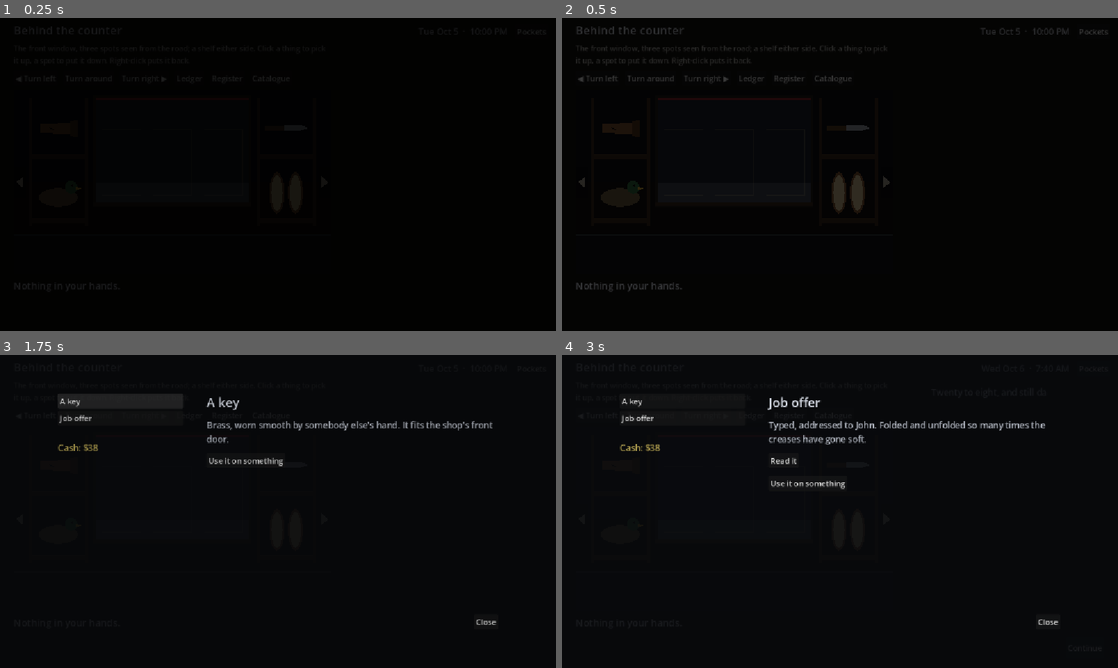
Above: before the commit, frames 1-4 (two rows, left to right).
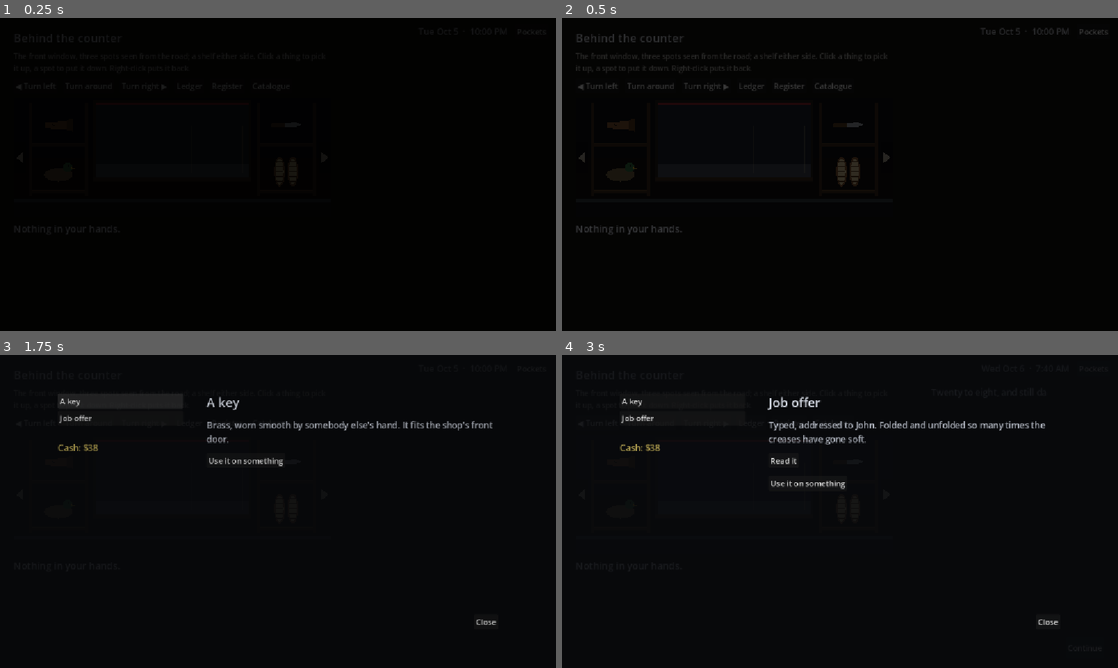
Above: after the commit, the same moments.

Repository: MicolDellaColletta/breakup
Game: Godot game, scene res://scenes/counter.tscn
Two runs of this game, one before a commit and one after it. Both use one fixed random seed, a clock stepped at 60 frames per second and the inputs below. This scene is started directly instead of the project's main scene. Sound files missing from this copy of the repository are replaced by a short silence.
Inputs:
- Up to frame 1 (0.25 s): no input
- Up to frame 2 (0.5 s): no input
- Up to frame 3 (1.75 s): click "Pockets" at 0.5 s; click "A key" at 1.25 s
- Up to frame 4 (3 s): click "Job offer" at 2 s; click "Continue" at 2.75 s

The runs differ from the first frame. In frame 1, less than 0.1% of the frame differs, in the area x 2-52%, y 18-88%; in frame 2, 2.8%, in the area x 2-59%, y 2-88%; in frame 3, less than 0.1%; in frame 4, less than 0.1%.

Commit message:
Item details: buttons under the name, text scrolls; slimmer counter strip
Co-Authored-By: Claude Opus 5.5 <noreply@anthropic.com>
Claude-Session: https://claude.ai/code/session_01FfTQbNb7gouRm2E4pjXUsr

Diff:
--- a/scenes/counter.tscn
+++ b/scenes/counter.tscn
@@ -103,36 +103,80 @@
 
 [node name="ShelfView" type="Control" parent="SceneArea/SceneMargins/SceneLayout/ShelfPanel" unique_id=1012404957]
 unique_name_in_owner = true
-custom_minimum_size = Vector2(0, 380)
-layout_mode = 2
-size_flags_vertical = 3
+custom_minimum_size = Vector2(0, 220)
+layout_mode = 2
+size_flags_vertical = 3
+size_flags_stretch_ratio = 1.2
 script = ExtResource("24_shelves")
 
 [node name="ItemDetails" type="VBoxContainer" parent="SceneArea/SceneMargins/SceneLayout/ShelfPanel" unique_id=1112505967]
+layout_mode = 2
+size_flags_horizontal = 3
+size_flags_vertical = 3
+theme_override_constants/separation = 6
+
+[node name="ItemName" type="Label" parent="SceneArea/SceneMargins/SceneLayout/ShelfPanel/ItemDetails" unique_id=1212606977]
+unique_name_in_owner = true
+layout_mode = 2
+theme_override_colors/font_color = Color(0.85, 0.87, 0.91, 1)
+theme_override_font_sizes/font_size = 20
+
+[node name="ItemButtons" type="HBoxContainer" parent="SceneArea/SceneMargins/SceneLayout/ShelfPanel/ItemDetails" unique_id=1532939937]
+layout_mode = 2
+theme_override_constants/separation = 12
+
+[node name="LoupeButton" type="Button" parent="SceneArea/SceneMargins/SceneLayout/ShelfPanel/ItemDetails/ItemButtons" unique_id=1552959957]
+unique_name_in_owner = true
+visible = false
+layout_mode = 2
+text = "Loupe"
+
+[node name="HandleButton" type="Button" parent="SceneArea/SceneMargins/SceneLayout/ShelfPanel/ItemDetails/ItemButtons" unique_id=1562969967]
+unique_name_in_owner = true
+visible = false
+layout_mode = 2
+text = "Handle it"
+
+[node name="ExamineButton" type="Button" parent="SceneArea/SceneMargins/SceneLayout/ShelfPanel/ItemDetails/ItemButtons" unique_id=1542949947]
+unique_name_in_owner = true
+layout_mode = 2
+text = "Examine"
+
+[node name="OfferButton" type="Button" parent="SceneArea/SceneMargins/SceneLayout/ShelfPanel/ItemDetails/ItemButtons" unique_id=1512909907]
+unique_name_in_owner = true
+layout_mode = 2
+text = "Hand it over"
+
+[node name="NextButton" type="Button" parent="SceneArea/SceneMargins/SceneLayout/ShelfPanel/ItemDetails/ItemButtons" unique_id=1522919927]
+unique_name_in_owner = true
+visible = false
+layout_mode = 2
+text = "Next customer"
+
+[node name="DetailsScroll" type="ScrollContainer" parent="SceneArea/SceneMargins/SceneLayout/ShelfPanel/ItemDetails" unique_id=1112505968]
+layout_mode = 2
+size_flags_vertical = 3
+horizontal_scroll_mode = 0
+
+[node name="DetailsText" type="VBoxContainer" parent="SceneArea/SceneMargins/SceneLayout/ShelfPanel/ItemDetails/DetailsScroll" unique_id=1112505969]
 layout_mode = 2
 size_flags_horizontal = 3
 theme_override_constants/separation = 6
 
-[node name="ItemName" type="Label" parent="SceneArea/SceneMargins/SceneLayout/ShelfPanel/ItemDetails" unique_id=1212606977]
-unique_name_in_owner = true
-layout_mode = 2
-theme_override_colors/font_color = Color(0.85, 0.87, 0.91, 1)
-theme_override_font_sizes/font_size = 20
-
-[node name="ItemDescription" type="Label" parent="SceneArea/SceneMargins/SceneLayout/ShelfPanel/ItemDetails" unique_id=1312707987]
+[node name="ItemDescription" type="Label" parent="SceneArea/SceneMargins/SceneLayout/ShelfPanel/ItemDetails/DetailsScroll/DetailsText" unique_id=1312707987]
 unique_name_in_owner = true
 layout_mode = 2
 theme_override_colors/font_color = Color(0.72, 0.72, 0.7, 1)
 theme_override_font_sizes/font_size = 17
 autowrap_mode = 2
 
-[node name="ItemTag" type="Label" parent="SceneArea/SceneMargins/SceneLayout/ShelfPanel/ItemDetails" unique_id=1412808997]
+[node name="ItemTag" type="Label" parent="SceneArea/SceneMargins/SceneLayout/ShelfPanel/ItemDetails/DetailsScroll/DetailsText" unique_id=1412808997]
 unique_name_in_owner = true
 layout_mode = 2
 theme_override_colors/font_color = Color(0.79, 0.71, 0.35, 0.9)
 theme_override_font_sizes/font_size = 16
 
-[node name="PropsText" type="RichTextLabel" parent="SceneArea/SceneMargins/SceneLayout/ShelfPanel/ItemDetails" unique_id=1717171718]
+[node name="PropsText" type="RichTextLabel" parent="SceneArea/SceneMargins/SceneLayout/ShelfPanel/ItemDetails/DetailsScroll/DetailsText" unique_id=1717171718]
 unique_name_in_owner = true
 layout_mode = 2
 theme_override_colors/default_color = Color(0.78, 0.76, 0.7, 1)
@@ -143,42 +187,10 @@
 fit_content = true
 scroll_active = false
 
-[node name="VoiceNotes" type="VBoxContainer" parent="SceneArea/SceneMargins/SceneLayout/ShelfPanel/ItemDetails" unique_id=1717171717]
+[node name="VoiceNotes" type="VBoxContainer" parent="SceneArea/SceneMargins/SceneLayout/ShelfPanel/ItemDetails/DetailsScroll/DetailsText" unique_id=1717171717]
 unique_name_in_owner = true
 layout_mode = 2
 theme_override_constants/separation = 6
-
-[node name="ItemButtons" type="HBoxContainer" parent="SceneArea/SceneMargins/SceneLayout/ShelfPanel/ItemDetails" unique_id=1532939937]
-layout_mode = 2
-theme_override_constants/separation = 12
-
-[node name="LoupeButton" type="Button" parent="SceneArea/SceneMargins/SceneLayout/ShelfPanel/ItemDetails/ItemButtons" unique_id=1552959957]
-unique_name_in_owner = true
-visible = false
-layout_mode = 2
-text = "Loupe"
-
-[node name="HandleButton" type="Button" parent="SceneArea/SceneMargins/SceneLayout/ShelfPanel/ItemDetails/ItemButtons" unique_id=1562969967]
-unique_name_in_owner = true
-visible = false
-layout_mode = 2
-text = "Turn it over in your hands"
-
-[node name="ExamineButton" type="Button" parent="SceneArea/SceneMargins/SceneLayout/ShelfPanel/ItemDetails/ItemButtons" unique_id=1542949947]
-unique_name_in_owner = true
-layout_mode = 2
-text = "Examine"
-
-[node name="OfferButton" type="Button" parent="SceneArea/SceneMargins/SceneLayout/ShelfPanel/ItemDetails/ItemButtons" unique_id=1512909907]
-unique_name_in_owner = true
-layout_mode = 2
-text = "Hand it over"
-
-[node name="NextButton" type="Button" parent="SceneArea/SceneMargins/SceneLayout/ShelfPanel/ItemDetails/ItemButtons" unique_id=1522919927]
-unique_name_in_owner = true
-visible = false
-layout_mode = 2
-text = "Next customer"
 
 [node name="LedgerPanel" type="ScrollContainer" parent="SceneArea/SceneMargins/SceneLayout" unique_id=1221524656]
 unique_name_in_owner = true
--- a/scripts/shelf_view.gd
+++ b/scripts/shelf_view.gd
@@ -133,16 +133,16 @@
 	return Rect2(area.position + Vector2(col * cell.x + cell.x * 0.1, row * cell.y + cell.y * 0.12), Vector2(cell.x * 0.8, cell.y * 0.72))
 
 func counter_rect() -> Rect2:
-	return Rect2(Vector2(size.x * 0.3, size.y * 0.8), Vector2(size.x * 0.4, size.y * 0.17))
+	return Rect2(Vector2(size.x * 0.3, size.y * 0.87), Vector2(size.x * 0.4, size.y * 0.11))
 
 func _window_rect() -> Rect2:
-	return Rect2(Vector2(size.x * 0.26, size.y * 0.04), Vector2(size.x * 0.48, size.y * 0.58))
+	return Rect2(Vector2(size.x * 0.26, size.y * 0.04), Vector2(size.x * 0.48, size.y * 0.64))
 
 # The shelf left (0) or right (1) of the window, above the counter.
 func _side_shelf_rect(side: int) -> Rect2:
 	var w: float = size.x * 0.24 - ARROW_WIDTH - 10
 	var x: float = ARROW_WIDTH + 6 if side == 0 else size.x * 0.76 + 4
-	return Rect2(Vector2(x, size.y * 0.04), Vector2(w, size.y * 0.7))
+	return Rect2(Vector2(x, size.y * 0.04), Vector2(w, size.y * 0.78))
 
 # The picture between the two arrows.
 func _inner_rect() -> Rect2:
@@ -264,8 +264,8 @@
 	if person != "":
 		PersonArt.draw(self, person, Rect2(Vector2(size.x * 0.25, size.y * 0.12), Vector2(size.x * 0.5, size.y * 0.72)), person_alpha)
 	# The counter top, close, under your hands.
-	draw_rect(Rect2(Vector2(0, size.y * 0.78), Vector2(size.x, size.y * 0.22)), Color(0.06, 0.065, 0.075))
-	draw_rect(Rect2(Vector2(0, size.y * 0.78), Vector2(size.x, 5)), Color(0.4, 0.45, 0.5, 0.35))
+	draw_rect(Rect2(Vector2(0, size.y * 0.85), Vector2(size.x, size.y * 0.15)), Color(0.06, 0.065, 0.075))
+	draw_rect(Rect2(Vector2(0, size.y * 0.85), Vector2(size.x, 5)), Color(0.4, 0.45, 0.5, 0.35))
 	var top: Rect2 = counter_rect()
 	if can_hand_over:
 		draw_rect(top, Color(HOVER, 0.12 if not _hovering_counter else 0.25))
